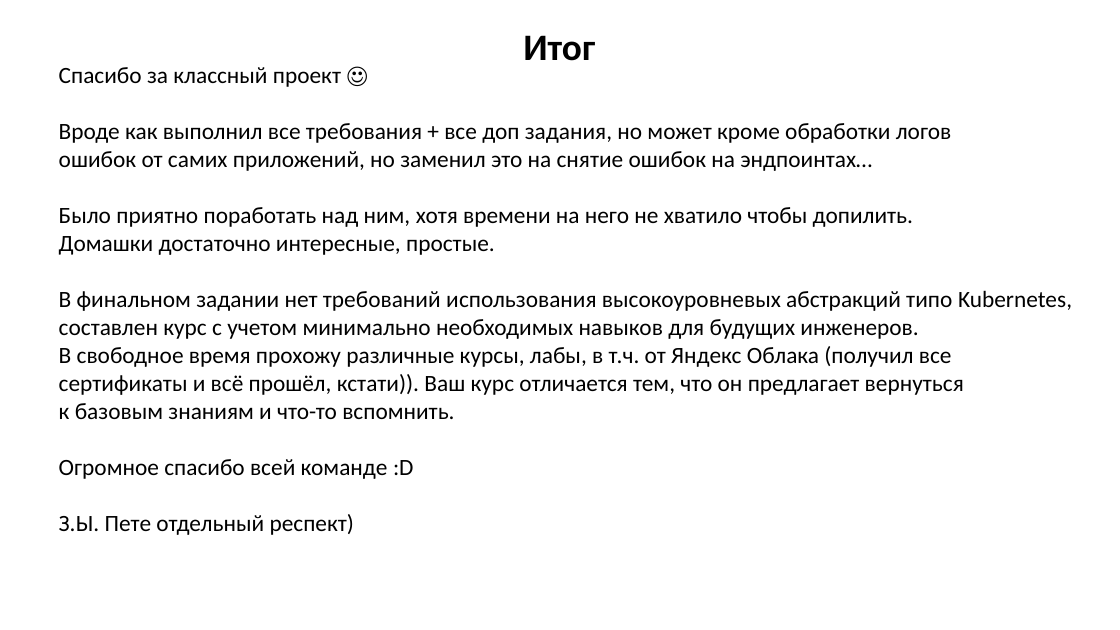
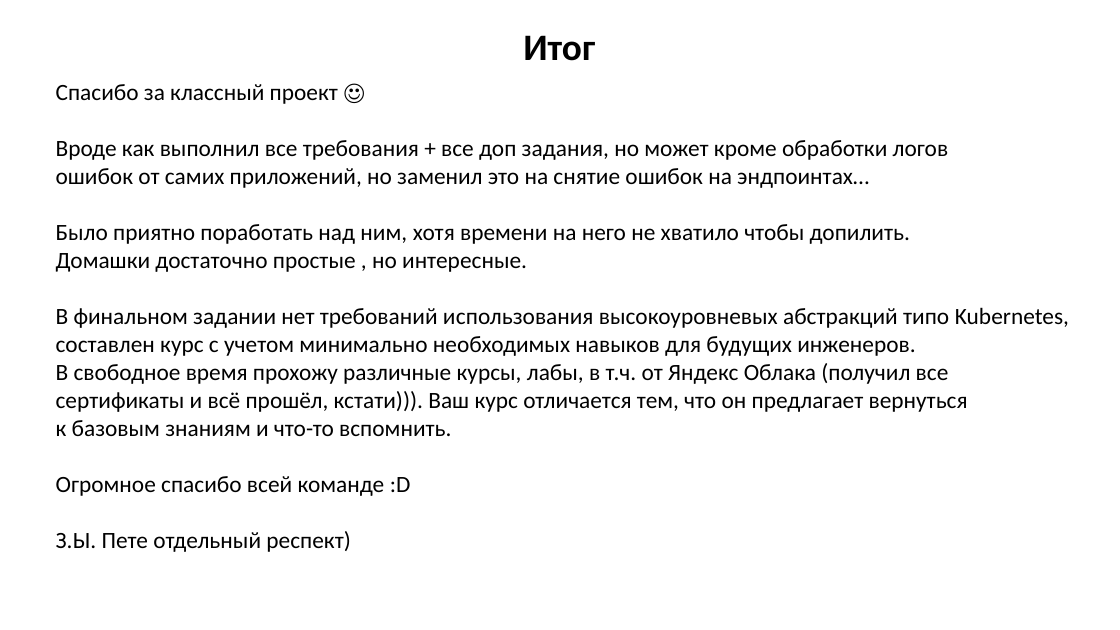
Before and after one commit to runalsh/yandex-young-devops-training, a slide deck: slide 26 of presentation.pptx (slide 24 before the commit). Drawn at 1120x630 pixels with LibreOffice and Linux fonts; fonts in the diff are those of the drawing. Boxes give left, top, right and bottom in pixels: in the first picture for what was removed or moved away, otherwise in the second. Text is boxed around its words. In the diff, an @@ line names an element or a change of style, - is before the commit and + after.

```diff
--- a/presentation.pptx
+++ b/presentation.pptx
@@ text "Спасибо за классный проект ☺": place and size @@
-text "Спасибо за классный проект ☺" at box(59, 67, 1072, 535)
+text "Спасибо за классный проект ☺" at box(56, 84, 1069, 552)
@@ text at box(56, 253, 527, 272): text changed @@
-Домашки достаточно интересные, простые.
+Домашки достаточно простые , но интересные.
@@ text at box(56, 391, 968, 412): text changed @@
-сертификаты и всё прошёл, кстати)). Ваш курс отличается тем, что он предлагает вернуться
+сертификаты и всё прошёл, кстати))). Ваш курс отличается тем, что он предлагает вернуться
```
Also in this commit, not shown: 5 other slides changed, 2 slides added.
